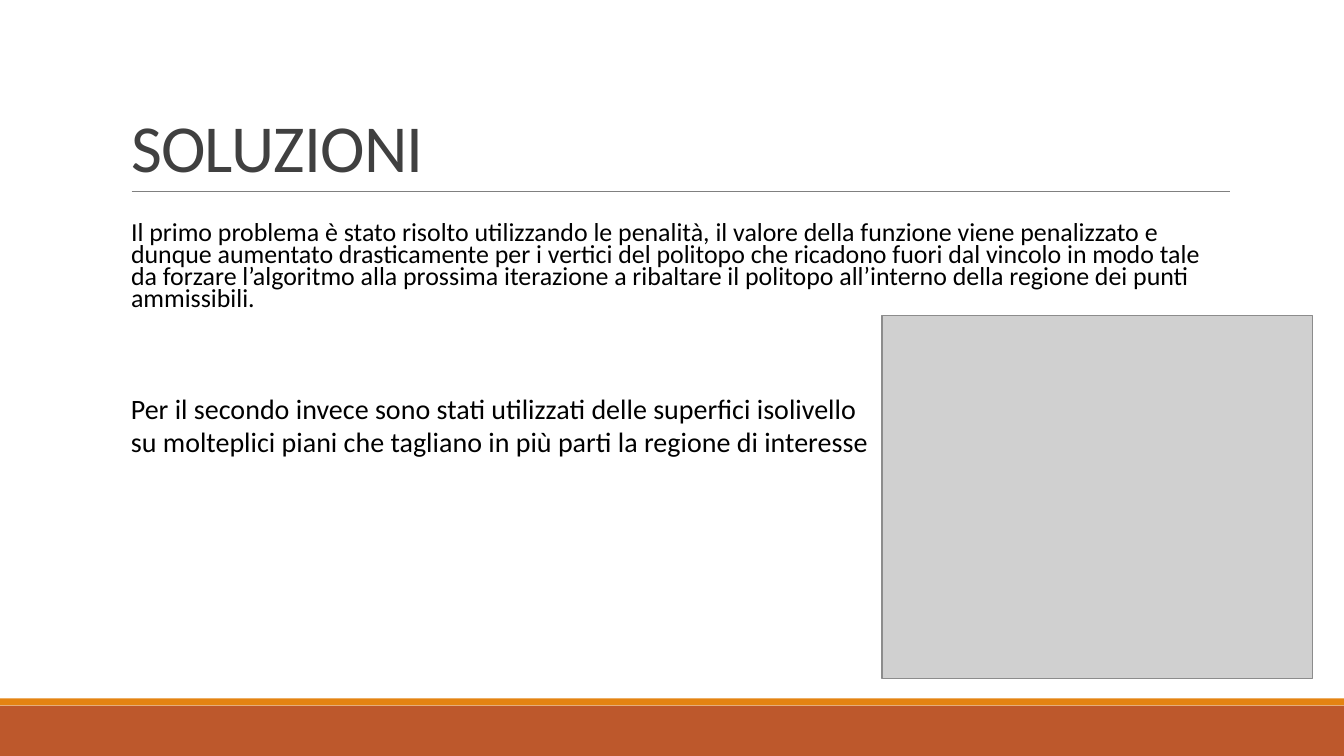
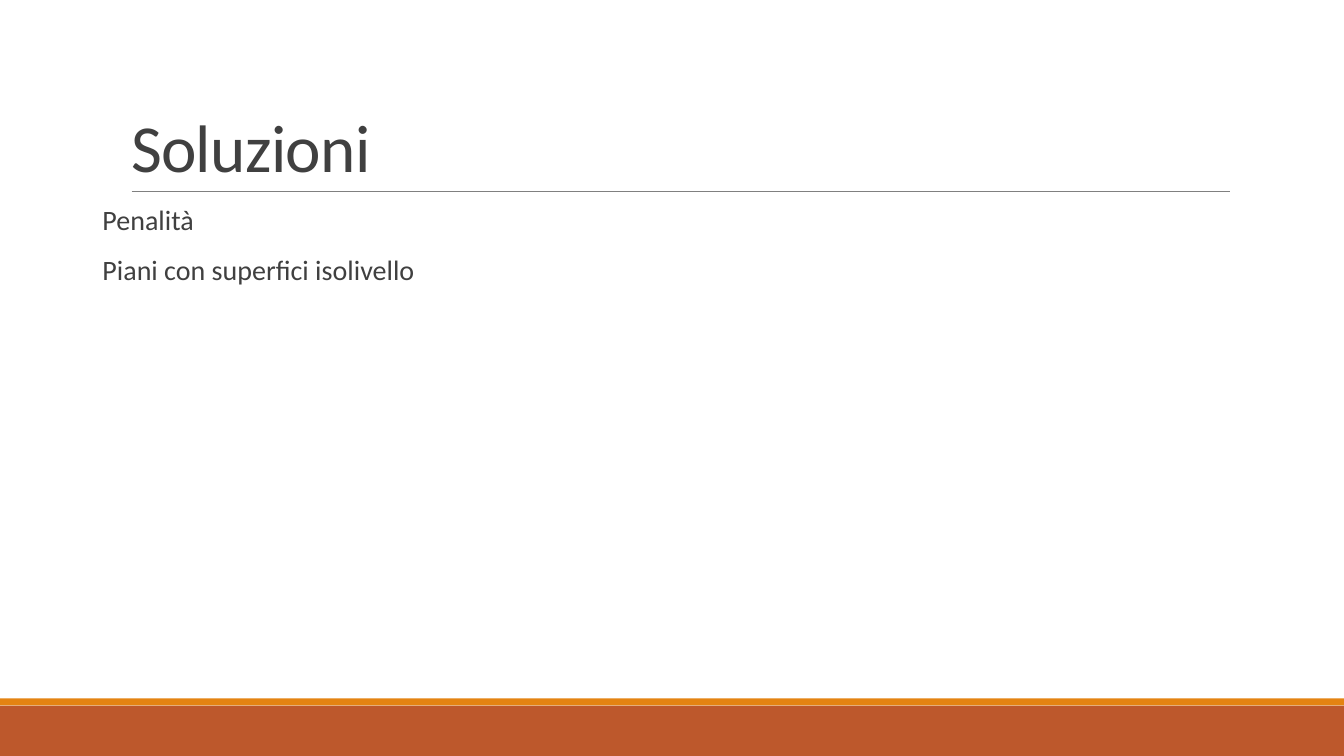
Before and after one commit to baldimario/Simplex, a slide deck: slide 11 of IDENTICAZIONE SISTEMA DI CARICHE PUNTIFORMI DA MISURE DI.pptx (slide 12 before the commit). Drawn at 1344x756 pixels with LibreOffice and Linux fonts; fonts in the diff are those of the drawing; grey boxes stand for pictures. Boxes give left, top, right and bottom in pixels: in the first picture for what was removed or moved away, otherwise in the second. Text is boxed around its words. In the diff, an @@ line names an element or a change of style, - is before the commit and + after.

```diff
--- a/IDENTICAZIONE SISTEMA DI CARICHE PUNTIFORMI DA MISURE DI.pptx
+++ b/IDENTICAZIONE SISTEMA DI CARICHE PUNTIFORMI DA MISURE DI.pptx
@@ title at (131,125,370,173): text changed @@
-SOLUZIONI
+Soluzioni
@@ text at (102,210,414,285): text changed; size 18.5 to 20 pt; text colour #000000 to #404040 @@
-  Il primo problema è stato risolto utilizzando le penalità, il valore della funzione viene penalizzato e dunque aumentato drasticamente per i vertici del politopo che ricadono fuori dal vincolo in modo tale da forzare l’algoritmo alla prossima iterazione a ribaltare il politopo all’interno della regione dei punti ammissibili.
+  Penalità
+  Piani con superfici isolivello
@@ picture removed at (882,316,1313,679) @@
@@ text removed at (131,399,867,457) @@
-Per il secondo invece sono stati utilizzati delle superfici isolivello
-su molteplici piani che tagliano in più parti la regione di interesse
```
Also in this commit, not shown: 8 other slides changed, 2 slides added, 3 slides removed, 2 other files.
